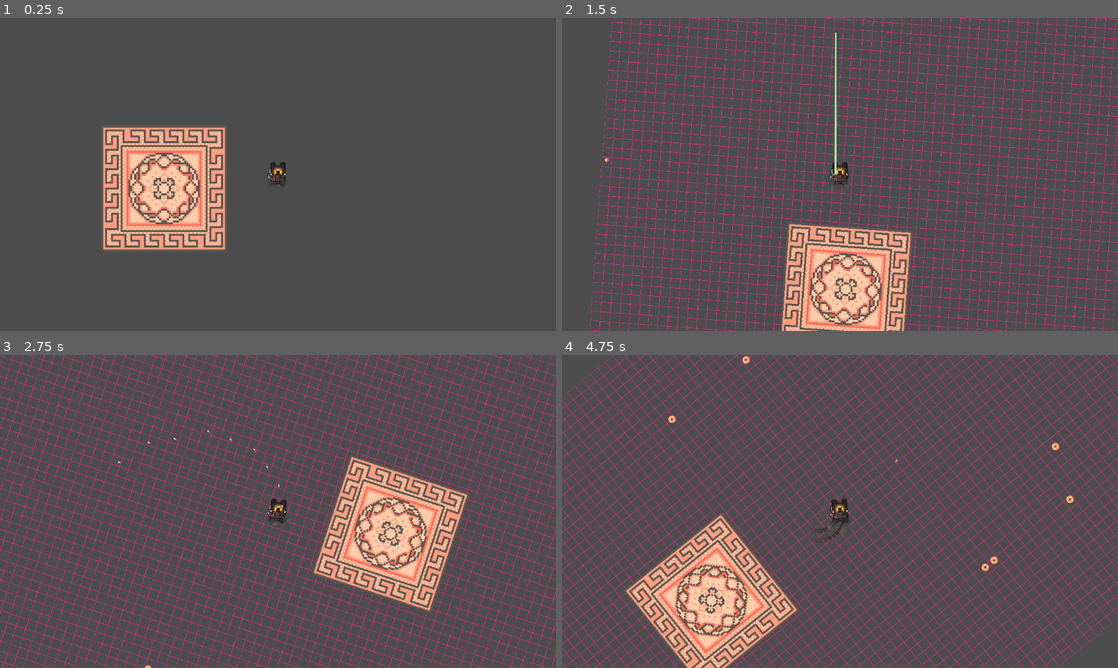
Above: before the commit, frames 1-4 (two rows, left to right).
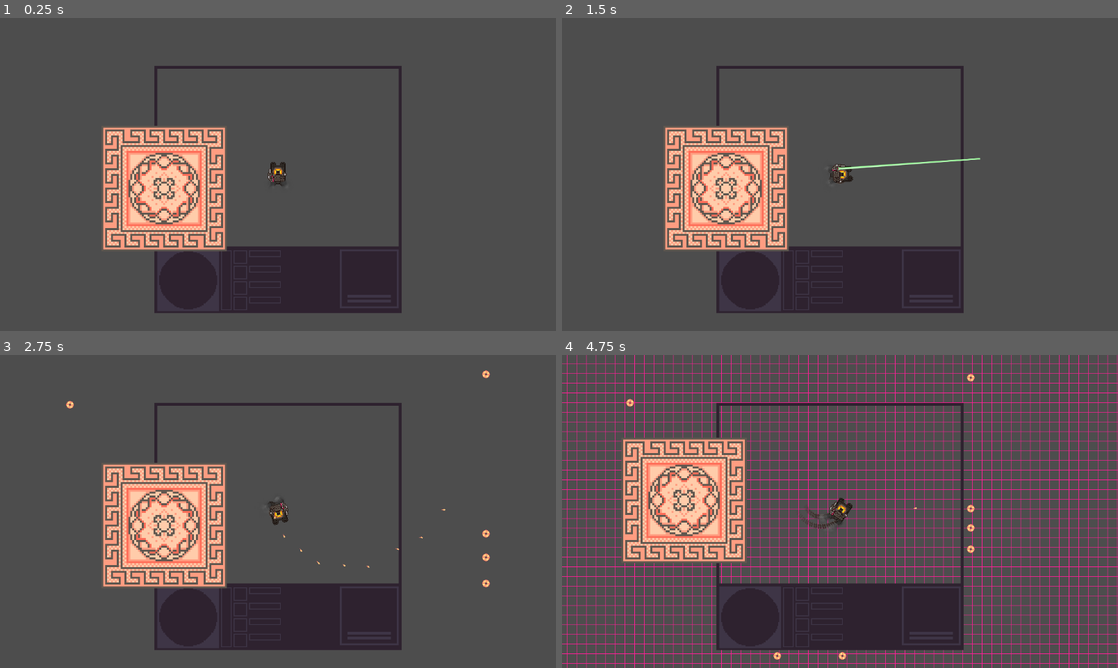
Above: after the commit, the same moments.

Repository: Alethium/Tiny_Tanx_World
Game: Godot game, scene res://Scenes/level.tscn
Same seed, same stepped clock (60 frames per second), same inputs: the game is played once before the commit and once after it.
Inputs (mouse positions are in pixels of both pictures, inside the frame that each line leads up to):
- Up to frame 1 (0.25 s): no input
- Up to frame 2 (1.5 s): tap Enter at 0.5 s; move the mouse to (962, 158) at 0.52 s; press the mouse at (962, 158) at 0.53 s; hold D (rotate bottom right) 0.53-1.28 s; move the mouse to (728, 190) at 1.27 s; release the mouse at (728, 190) at 1.28 s; hold Shift (brake) from 1.28 s (still down); tap P (fire left weapon 2) at 1.35 s
- Up to frame 3 (2.75 s): tap Space at 2 s; move the mouse to (333, 442) at 2.02 s; release Shift (brake) at 2.03 s; hold D (rotate bottom right) from 2.03 s (still down); hold O (fire right weapon 2) from 2.03 s (still down)
- Up to frame 4 (4.75 s): move the mouse to (812, 574) at 2.77 s; release D (rotate bottom right) at 2.78 s; release O (fire right weapon 2) at 2.78 s; hold W (throttle up) 2.78-3.53 s; click (812, 574) at 2.85 s; move the mouse to (1006, 558) at 3.52 s; hold P (fire left weapon 2) 3.53-4.28 s; hold A (rotate bottom left) from 3.53 s (still down); move the mouse to (673, 464) at 4.27 s; tap O (fire right weapon 2) at 4.35 s

The runs differ from the first frame. In frame 1, 8.9% of the frame differs, in the area x 27-73%, y 15-95%; in frame 2, 28%; in frame 3, 34%; in frame 4, 42%, in the area x 0-100%, y 0-100%.

Commit message:
progress
comes slow.
setting up armor components, so that i can track health and armor

Diff:
--- a/Scenes/cannon_lg.tscn
+++ b/Scenes/cannon_lg.tscn
@@ -1,7 +1,12 @@
-[gd_scene load_steps=3 format=3 uid="uid://b1ho04fxtvp8l"]
+[gd_scene load_steps=4 format=3 uid="uid://b1ho04fxtvp8l"]
 
 [ext_resource type="PackedScene" uid="uid://ddty2wgvpl3jm" path="res://Scenes/projectile.tscn" id="1_15j8x"]
 [ext_resource type="Script" uid="uid://ilo1if14akpf" path="res://Scripts/cannon_lg.gd" id="2_iehdi"]
+[ext_resource type="PackedScene" uid="uid://cn25vrrfdwenv" path="res://Scenes/explosion_1.tscn" id="3_i16ec"]
 
 [node name="Cannon_LG" instance=ExtResource("1_15j8x")]
 script = ExtResource("2_iehdi")
+impact_effect = ExtResource("3_i16ec")
+
+[connection signal="area_entered" from="." to="." method="_on_area_impact"]
+[connection signal="body_entered" from="." to="." method="_on_body_impacted"]
--- /dev/null
+++ b/Scenes/component.tscn
@@ -0,0 +1,6 @@
+[gd_scene load_steps=2 format=3 uid="uid://bdxvrjjk58ylu"]
+
+[ext_resource type="Script" uid="uid://c3tewmu2hck7h" path="res://Scripts/component.gd" id="1_xqk12"]
+
+[node name="component" type="Node"]
+script = ExtResource("1_xqk12")
--- a/Scenes/laser.tscn
+++ b/Scenes/laser.tscn
@@ -18,7 +18,7 @@
 health = 100.0
 
 [node name="RayCast2D" type="RayCast2D" parent="." index="0"]
-enabled = false
+position = Vector2(0, -9)
 target_position = Vector2(0, -300)
 collide_with_areas = true
 
--- a/Scenes/player_mech.tscn
+++ b/Scenes/player_mech.tscn
@@ -1,8 +1,9 @@
-[gd_scene load_steps=14 format=3 uid="uid://cx1y1p4ehilni"]
+[gd_scene load_steps=23 format=3 uid="uid://cx1y1p4ehilni"]
 
 [ext_resource type="Texture2D" uid="uid://bu44113t6v1f8" path="res://tank tracks.png" id="1_3ll58"]
 [ext_resource type="Script" uid="uid://p1cx4nnqj5s1" path="res://Scripts/player_mech.gd" id="1_e0bbr"]
 [ext_resource type="Texture2D" uid="uid://d37j07ebsp3e5" path="res://Sprites/topdownmechbottom.png" id="2_bsmnk"]
+[ext_resource type="PackedScene" uid="uid://ftl8f5x5g86g" path="res://Scenes/player_ui.tscn" id="2_e0bbr"]
 [ext_resource type="Texture2D" uid="uid://xdf6t2nbnlp0" path="res://smoke_cards2.png" id="3_dsq5r"]
 [ext_resource type="PackedScene" uid="uid://8qrv1ct2axpq" path="res://Scenes/wp_cannon.tscn" id="4_cidal"]
 [ext_resource type="Texture2D" uid="uid://b6vb5bp0ntoes" path="res://topdownmechbottom2.png" id="5_cidal"]
@@ -16,6 +17,21 @@
 [sub_resource type="Gradient" id="Gradient_lcc5e"]
 colors = PackedColorArray(1, 1, 1, 1, 1, 1, 1, 0)
 
+[sub_resource type="RectangleShape2D" id="RectangleShape2D_dxxpq"]
+size = Vector2(8, 10)
+
+[sub_resource type="RectangleShape2D" id="RectangleShape2D_shtb6"]
+size = Vector2(8, 10)
+
+[sub_resource type="RectangleShape2D" id="RectangleShape2D_jpdlx"]
+size = Vector2(9, 6)
+
+[sub_resource type="RectangleShape2D" id="RectangleShape2D_i4unb"]
+size = Vector2(9, 6)
+
+[sub_resource type="RectangleShape2D" id="RectangleShape2D_p21fq"]
+size = Vector2(10, 6)
+
 [sub_resource type="Curve" id="Curve_dsq5r"]
 _data = [Vector2(0, 0.25727075), 0.0, 0.38911086, 0, 0, Vector2(1, 0.901566), 1.8080378, 0.0, 0, 0]
 point_count = 2
@@ -24,8 +40,17 @@
 offsets = PackedFloat32Array(0, 0.63736266, 1)
 colors = PackedColorArray(0.39607844, 0.39607844, 0.39607844, 1, 0.79369557, 0.79369676, 0.79369575, 0.7295365, 1, 1, 1, 0.14509805)
 
+[sub_resource type="RectangleShape2D" id="RectangleShape2D_e0bbr"]
+size = Vector2(5.999999, 12)
+
 [sub_resource type="RectangleShape2D" id="RectangleShape2D_lcc5e"]
-size = Vector2(20, 17.999996)
+size = Vector2(7.999997, 7.999999)
+
+[sub_resource type="RectangleShape2D" id="RectangleShape2D_fk877"]
+size = Vector2(5.4999995, 11.999996)
+
+[sub_resource type="RectangleShape2D" id="RectangleShape2D_8l82a"]
+size = Vector2(21.999992, 12.499991)
 
 [node name="Player" type="CharacterBody2D"]
 collision_layer = 0
@@ -34,6 +59,12 @@
 ACCELLERATION = 10.0
 max_speed = 500.0
 
+[node name="PLAYER_UI" parent="." instance=ExtResource("2_e0bbr")]
+offset_left = 0.0
+offset_top = 3.0
+offset_right = 0.0
+offset_bottom = 3.0
+
 [node name="bottom_hitbox" type="CollisionShape2D" parent="."]
 position = Vector2(0, -1)
 shape = SubResource("CapsuleShape2D_v4qfu")
@@ -41,7 +72,6 @@
 [node name="bottom_half" type="Node2D" parent="."]
 
 [node name="Camera2D" type="Camera2D" parent="bottom_half"]
-ignore_rotation = false
 limit_enabled = false
 rotation_smoothing_enabled = true
 rotation_smoothing_speed = 10.0
@@ -61,6 +91,46 @@
 modulate = Color(0.5818384, 0.5818384, 0.5818384, 1)
 texture_filter = 1
 texture = ExtResource("2_bsmnk")
+
+[node name="Bottom_Armor_hitboxes" type="Node2D" parent="bottom_half"]
+
+[node name="front_left" type="Area2D" parent="bottom_half/Bottom_Armor_hitboxes"]
+unique_name_in_owner = true
+position = Vector2(-10, -18)
+
+[node name="CollisionShape2D" type="CollisionShape2D" parent="bottom_half/Bottom_Armor_hitboxes/front_left"]
+position = Vector2(0, 1)
+shape = SubResource("RectangleShape2D_dxxpq")
+
+[node name="front_right" type="Area2D" parent="bottom_half/Bottom_Armor_hitboxes"]
+unique_name_in_owner = true
+position = Vector2(10, -18)
+
+[node name="CollisionShape2D" type="CollisionShape2D" parent="bottom_half/Bottom_Armor_hitboxes/front_right"]
+position = Vector2(0, 1)
+shape = SubResource("RectangleShape2D_shtb6")
+
+[node name="rear_left" type="Area2D" parent="bottom_half/Bottom_Armor_hitboxes"]
+unique_name_in_owner = true
+position = Vector2(-10, 21)
+
+[node name="CollisionShape2D" type="CollisionShape2D" parent="bottom_half/Bottom_Armor_hitboxes/rear_left"]
+shape = SubResource("RectangleShape2D_jpdlx")
+
+[node name="rear_right" type="Area2D" parent="bottom_half/Bottom_Armor_hitboxes"]
+unique_name_in_owner = true
+position = Vector2(10, 21)
+
+[node name="CollisionShape2D" type="CollisionShape2D" parent="bottom_half/Bottom_Armor_hitboxes/rear_right"]
+shape = SubResource("RectangleShape2D_i4unb")
+
+[node name="Front_mid" type="Area2D" parent="bottom_half/Bottom_Armor_hitboxes"]
+unique_name_in_owner = true
+position = Vector2(0, -19)
+
+[node name="CollisionShape2D" type="CollisionShape2D" parent="bottom_half/Bottom_Armor_hitboxes/Front_mid"]
+position = Vector2(0, 4)
+shape = SubResource("RectangleShape2D_p21fq")
 
 [node name="smoke3" type="CPUParticles2D" parent="bottom_half"]
 position = Vector2(12, 16)
@@ -104,10 +174,54 @@
 scale_amount_curve = SubResource("Curve_dsq5r")
 color_ramp = SubResource("Gradient_dsq5r")
 
-[node name="top_half" type="Area2D" parent="."]
+[node name="top_half" type="Node2D" parent="."]
 rotation = -0.0016419707
 scale = Vector2(0.99999994, 0.99999994)
-collision_layer = 0
+
+[node name="mech_top" type="Sprite2D" parent="top_half"]
+position = Vector2(0.10810715, -1.8948298)
+scale = Vector2(1.0000001, 1.0000001)
+texture = ExtResource("5_cidal")
+
+[node name="Top_Armor_Hitboxes" type="Node2D" parent="top_half"]
+scale = Vector2(1.0000001, 1.0000001)
+
+[node name="Core_L" type="Area2D" parent="top_half/Top_Armor_Hitboxes"]
+unique_name_in_owner = true
+scale = Vector2(1.0000001, 1.0000001)
+
+[node name="Core_hitbox" type="CollisionShape2D" parent="top_half/Top_Armor_Hitboxes/Core_L"]
+position = Vector2(8.008202, -4.9868584)
+rotation = 0.0016419708
+scale = Vector2(1.0000004, 1.0000004)
+shape = SubResource("RectangleShape2D_e0bbr")
+
+[node name="Cockpit" type="Area2D" parent="top_half/Top_Armor_Hitboxes"]
+unique_name_in_owner = true
+
+[node name="Core_hitbox" type="CollisionShape2D" parent="top_half/Top_Armor_Hitboxes/Cockpit"]
+position = Vector2(0.008210088, -4.9999943)
+rotation = 0.0016419708
+scale = Vector2(1.0000004, 1.0000004)
+shape = SubResource("RectangleShape2D_lcc5e")
+
+[node name="Core_R" type="Area2D" parent="top_half/Top_Armor_Hitboxes"]
+unique_name_in_owner = true
+
+[node name="Core_hitbox" type="CollisionShape2D" parent="top_half/Top_Armor_Hitboxes/Core_R"]
+position = Vector2(-7.7417827, -5.0127196)
+rotation = 0.0016419708
+scale = Vector2(1.0000004, 1.0000004)
+shape = SubResource("RectangleShape2D_fk877")
+
+[node name="Core_Rear" type="Area2D" parent="top_half/Top_Armor_Hitboxes"]
+unique_name_in_owner = true
+
+[node name="Core_hitbox" type="CollisionShape2D" parent="top_half/Top_Armor_Hitboxes/Core_Rear"]
+position = Vector2(-0.012725361, 7.749994)
+rotation = 0.0016419708
+scale = Vector2(1.0000004, 1.0000004)
+shape = SubResource("RectangleShape2D_8l82a")
 
 [node name="weapon_slots" type="Node2D" parent="top_half"]
 position = Vector2(0.108107135, -1.8948294)
@@ -125,22 +239,13 @@
 z_index = 1
 
 [node name="Machine_gun" parent="top_half/weapon_slots/right_shoulder_weapon_slot" instance=ExtResource("6_ml5r5")]
-position = Vector2(7.882029, 7.907956)
+position = Vector2(9.880385, 8.91124)
 scale = Vector2(0.99999994, 0.99999994)
 
 [node name="left_shoulder_weapon_slot" type="Node2D" parent="top_half/weapon_slots"]
 z_index = 1
 
 [node name="Laser" parent="top_half/weapon_slots/left_shoulder_weapon_slot" instance=ExtResource("7_v4qfu")]
-position = Vector2(-9.119587, 8.880041)
+position = Vector2(-12.122869, 10.8751135)
 scale = Vector2(0.9999998, 0.9999998)
-
-[node name="mech_top" type="Sprite2D" parent="top_half"]
-position = Vector2(0.10810714, -1.8948296)
-texture = ExtResource("5_cidal")
-
-[node name="Core_hitbox" type="CollisionShape2D" parent="top_half"]
-position = Vector2(0.113033526, -4.894826)
-rotation = 0.0016419708
-scale = Vector2(1.0000002, 1.0000002)
-shape = SubResource("RectangleShape2D_lcc5e")
+ray_offset_x = 12
--- /dev/null
+++ b/Scenes/player_ui.tscn
@@ -0,0 +1,26 @@
+[gd_scene load_steps=2 format=3 uid="uid://ftl8f5x5g86g"]
+
+[ext_resource type="Texture2D" uid="uid://dkgfg8q0h7rph" path="res://Sprites/tnytanxUI.png" id="1_ohrjl"]
+
+[node name="PLAYER_UI" type="Control"]
+layout_mode = 3
+anchor_left = -0.22200002
+anchor_top = -0.35200003
+anchor_right = 0.22200002
+anchor_bottom = 0.43800002
+offset_left = 255.74402
+offset_top = 228.09602
+offset_right = -255.74402
+offset_bottom = -283.824
+
+[node name="UI_frame" type="Sprite2D" parent="."]
+position = Vector2(0, 28)
+scale = Vector2(2, 2)
+texture = ExtResource("1_ohrjl")
+
+[node name="Player_view" type="SubViewportContainer" parent="."]
+layout_mode = 0
+offset_left = -250.0
+offset_top = -222.0
+offset_right = 250.0
+offset_bottom = 146.0
--- a/Scenes/srm.tscn
+++ b/Scenes/srm.tscn
@@ -1,6 +1,8 @@
-[gd_scene load_steps=5 format=3 uid="uid://cwdmtqbybucq1"]
+[gd_scene load_steps=7 format=3 uid="uid://cwdmtqbybucq1"]
 
 [ext_resource type="PackedScene" uid="uid://ddty2wgvpl3jm" path="res://Scenes/projectile.tscn" id="1_r1rg3"]
+[ext_resource type="Script" uid="uid://bldtxj3i722xr" path="res://Scripts/srm.gd" id="2_1ql8x"]
+[ext_resource type="PackedScene" uid="uid://cn25vrrfdwenv" path="res://Scenes/explosion_1.tscn" id="3_dympo"]
 
 [sub_resource type="ShaderMaterial" id="ShaderMaterial_dympo"]
 
@@ -13,7 +15,8 @@
 colors = PackedColorArray(1, 1, 1, 1, 1, 1, 1, 1, 1, 1, 0.07999998, 0.5568628, 0.29, 0.29, 0.29, 0.14509805, 0.14767182, 0.14767182, 0.14767176, 0)
 
 [node name="SRM" instance=ExtResource("1_r1rg3")]
-position = Vector2(0, 12)
+script = ExtResource("2_1ql8x")
+impact_effect = ExtResource("3_dympo")
 
 [node name="sprite" parent="." index="0"]
 position = Vector2(0, -11)
--- a/Scripts/cannon_lg.gd
+++ b/Scripts/cannon_lg.gd
@@ -3,7 +3,7 @@
 class_name CannonLG
 extends Projectile
 
-
+var impacted = false
 
 # Called when the node enters the scene tree for the first time.
 func _ready() -> void:
@@ -40,3 +40,29 @@
 	if body.has_method("take_damage"):
 		body.take_damage(damage)
 		queue_free()
+
+
+func impact():
+	impacted = true
+	var hitspark = impact_effect.instantiate()
+	#explosion.global_position = self.global_position
+	sprite.visible = false
+	set_deferred("monitoring",false)
+	set_deferred("monitorable",false)
+
+	get_parent().add_child(hitspark)
+	hitspark.global_position = sprite.global_transform.origin
+	hitspark.rotation = rotation
+	queue_free()
+
+func _on_area_impact(_area):
+	print("HIT ME")
+	if _area.has_method("on_damage_recieved"):
+		impact()
+
+
+
+
+func _on_body_impacted(body: Node2D) -> void:
+	if impacted == false:
+		impact()
--- /dev/null
+++ b/Scripts/component.gd
@@ -0,0 +1,7 @@
+class_name Component
+extends Node
+
+
+@export var hitbot : Area2D
+@export var health : float
+@export var armor : float
--- a/Scripts/explosion_1.gd
+++ b/Scripts/explosion_1.gd
@@ -1,5 +1,6 @@
 class_name Explosion
 extends Vfx
+@onready var vx_sprite: Sprite2D = $"Vx sprite"
 
 
 @export var damage : float
@@ -14,7 +15,7 @@
 func _ready() -> void:
 	queue_redraw()
 func _draw() -> void:
-	draw_circle(position,blast_size,Color.DARK_SALMON,false,2.0,false)
+	draw_circle(vx_sprite.position,blast_size,Color.DARK_SALMON,false,2.0,false)
 
 
 
--- a/Scripts/mg_bullet.gd
+++ b/Scripts/mg_bullet.gd
@@ -42,7 +42,7 @@
 	set_deferred("monitorable",false)
 
 	get_parent().add_child(hitspark)
-	hitspark.global_position = global_transform.origin
+	hitspark.global_position = sprite.global_transform.origin
 	hitspark.rotation = rotation
 	queue_free()
 
--- a/Scripts/player_mech.gd
+++ b/Scripts/player_mech.gd
@@ -1,5 +1,6 @@
 class_name Player
 extends CharacterBody2D
+
 
 
 @onready var top_half: Node2D = $top_half
@@ -13,12 +14,49 @@
 var current_throttle : float = 0.0
 var bottom_direction := Input.get_axis("rotate bottom left", "rotate bottom right")
 var top_direction := Input.get_axis("rotate top left", "rotate top right" )
+@onready var bottom_hitbox: CollisionShape2D = $bottom_hitbox
+
+@onready var front_left: Area2D = %front_left
+@onready var front_right: Area2D = %front_right
+@onready var rear_left: Area2D = %rear_left
+@onready var rear_right: Area2D = %rear_right
+@onready var front_mid: Area2D = %Front_mid
+
+@onready var core_l: Area2D = %Core_L
+@onready var cockpit: Area2D = %Cockpit
+@onready var core_r: Area2D = %Core_R
+@onready var core_rear: Area2D = %Core_Rear
+
+@export var components = {}
+
+
+
+
+
+
+
+@onready var hitboxes = [
+	front_left,
+	front_right,
+	rear_left,
+	rear_right,
+	front_mid,
+	core_l,
+	core_r,
+	cockpit,
+	core_rear
+
+]
+
+
 @onready var left_arm_weapon_slot: Node2D = $top_half/weapon_slots/left_arm_weapon_slot
 @onready var right_arm_weapon_slot: Node2D = $top_half/weapon_slots/right_arm_weapon_slot
 @onready var right_shoulder_weapon_slot: Node2D = $top_half/weapon_slots/right_shoulder_weapon_slot
 @onready var left_shoulder_weapon_slot: Node2D = $top_half/weapon_slots/left_shoulder_weapon_slot
-@onready var bottom_hitbox: CollisionShape2D = $bottom_hitbox
 
+var weapon_slots = [
+
+]
 
 var bottom_dir = 0.0
 var top_dir = 0.0
--- /dev/null
+++ b/Scripts/srm.gd
@@ -0,0 +1,12 @@
+class_name ShortRangeMissile
+extends Projectile
+
+
+# Called when the node enters the scene tree for the first time.
+func _ready() -> void:
+	pass # Replace with function body.
+
+
+# Called every frame. 'delta' is the elapsed time since the previous frame.
+func _process(delta: float) -> void:
+	pass
--- a/Scripts/wp_medium_laser.gd
+++ b/Scripts/wp_medium_laser.gd
@@ -9,43 +9,40 @@
 var firing = false
 var pulse_timer = 0
 var hit_point : Vector2
-
+var ray_set = false
 # Called when the node enters the scene tree for the first time.
 func _ready() -> void:
 	queue_redraw()
-func _draw() -> void:
-	if firing:
-		draw_line(Vector2(position.x+ray_offset_x+1,position.y+ray_offset_y),hit_point,Color.PALE_GREEN,1,true)
-		draw_line(Vector2(position.x+ray_offset_x,position.y+ray_offset_y),hit_point,Color.WHITE,1,true)
-		draw_line(Vector2(position.x+ray_offset_x-1,position.y+ray_offset_y),hit_point,Color.PALE_GREEN,1,true)
+
+
 
 
 func _process(delta: float) -> void:
-	queue_redraw()
+	if ray_set == false:
+		setup_raycast()
 	if cooldown_timer > 0 :
+		cooldown_timer -= 1
 		cooldown_timer -= 1
 	if firing:
 		pulse_timer -= 1
-		raycast.enabled = true
-	else:
-		raycast.enabled = false
+		if raycast.get_collider() != null:
+			hit_point = to_local(raycast.get_collision_point())
+			#print("colliding")
+			#print(raycast.get_collider())
+			if raycast.get_collider().has_method("on_damage_recieved"):
+				raycast.get_collider().on_damage_recieved(damage)
+			#if raycast.get_collider().has_method("on_damage_recieved"):
+				#raycast.get_collider().get_parent().on_damage_recieved(damage)
+		else:
+			hit_point = raycast.target_position
+
 
 	if pulse_timer == 0:
 		firing = false
 
 
-	if raycast.get_collider() != null:
-		hit_point = to_local(raycast.get_collision_point())
-		print("colliding")
-		print(raycast.get_collider())
-		if raycast.get_collider().has_method("on_damage_recieved"):
-			raycast.get_collider().on_damage_recieved(damage)
-		#if raycast.get_collider().has_method("on_damage_recieved"):
-			#raycast.get_collider().get_parent().on_damage_recieved(damage)
-	else:
-		hit_point = raycast.target_position
 
-
+	queue_redraw()
 
 
 
@@ -60,7 +57,19 @@
 # 		do a draw of a line between the target point of the laser
 # 		if raycast collides with an area, it needs to make that distance the end of the laser. cant have it passing through things.
 # 		laser confers damage per frame, it turns on, then turns off.
-
+func _draw() -> void:
+	if firing:
+		draw_line(Vector2(position.x+ray_offset_x+1,position.y+ray_offset_y),hit_point,Color.PALE_GREEN,1,true)
+		draw_line(Vector2(position.x+ray_offset_x,position.y+ray_offset_y),hit_point,Color.WHITE,1,true)
+		draw_line(Vector2(position.x+ray_offset_x-1,position.y+ray_offset_y),hit_point,Color.PALE_GREEN,1,true)
 
 	#else:
 		#raycast.enabled = false
+
+func setup_raycast():
+	#print(get_parent().get_parent().get_parent().get_parent().name)
+	# Add nodes to exclude
+	for area in get_parent().get_parent().get_parent().get_parent().hitboxes:
+			print(area.name)
+			raycast.add_exception(area)
+	ray_set = true
Not shown, added: Scripts/component.gd.uid
Not shown, added: Scripts/srm.gd.uid
Binary file added: Sprites/tnytanxUI.png
Not shown, added: Sprites/tnytanxUI.png.import
Binary file added: Sprites/tnytanxUI_sprites.png
Not shown, added: Sprites/tnytanxUI_sprites.png.import
